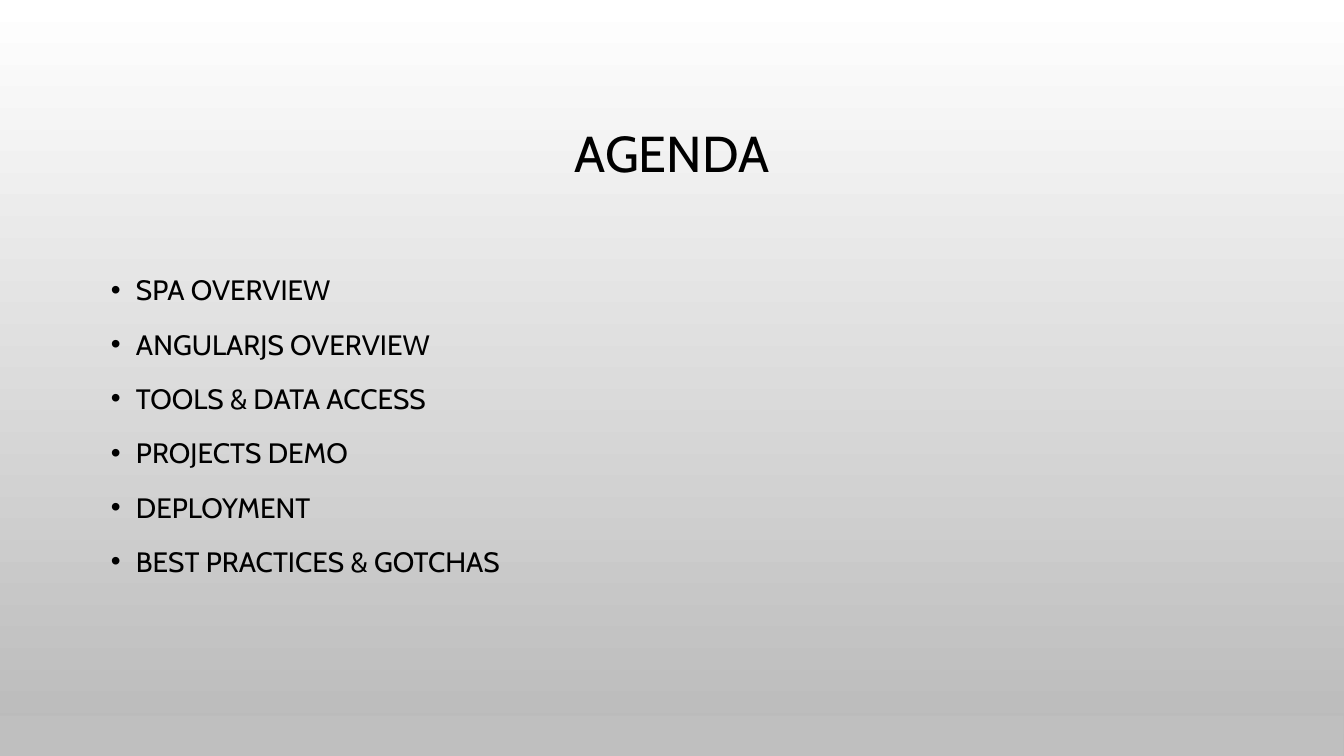
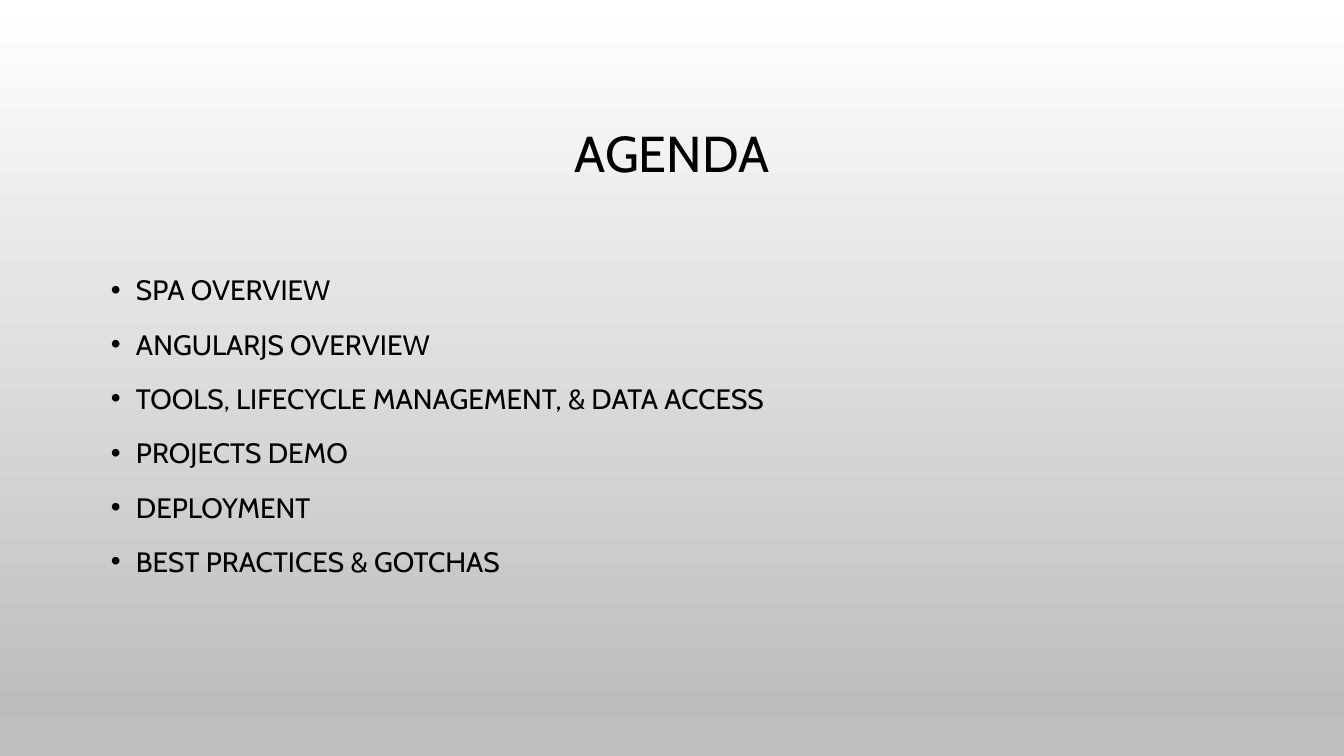
Before and after one commit to spietrek/spsnyc2015, a slide deck: slide 4 of Building SPAs in SharePoint Using AngularJS.pptx. Drawn at 1344x756 pixels with LibreOffice and Linux fonts; fonts in the diff are those of the drawing; background and template pictures are left out. Boxes give left, top, right and bottom in pixels: in the first picture for what was removed or moved away, otherwise in the second. Text is boxed around its words. In the diff, an @@ line names an element or a change of style, - is before the commit and + after.

Commit message:
Minor changes

```diff
--- a/Building SPAs in SharePoint Using AngularJS.pptx
+++ b/Building SPAs in SharePoint Using AngularJS.pptx
@@ text at box(136, 389, 763, 412): text changed @@
-• TOOLS & DATA ACCESS
+• TOOLS, LIFECYCLE MANAGEMENT, & DATA ACCESS
```
